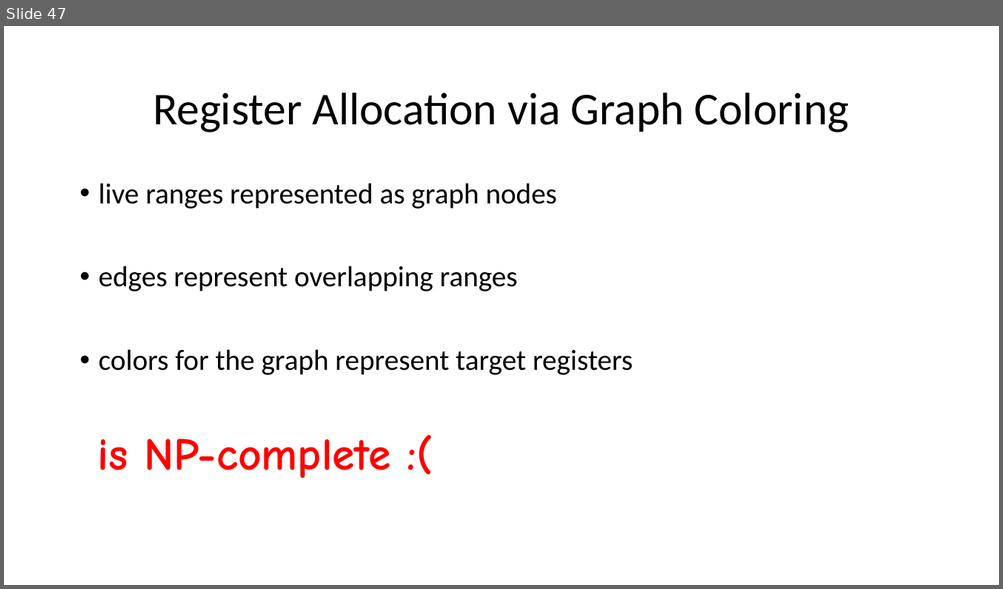
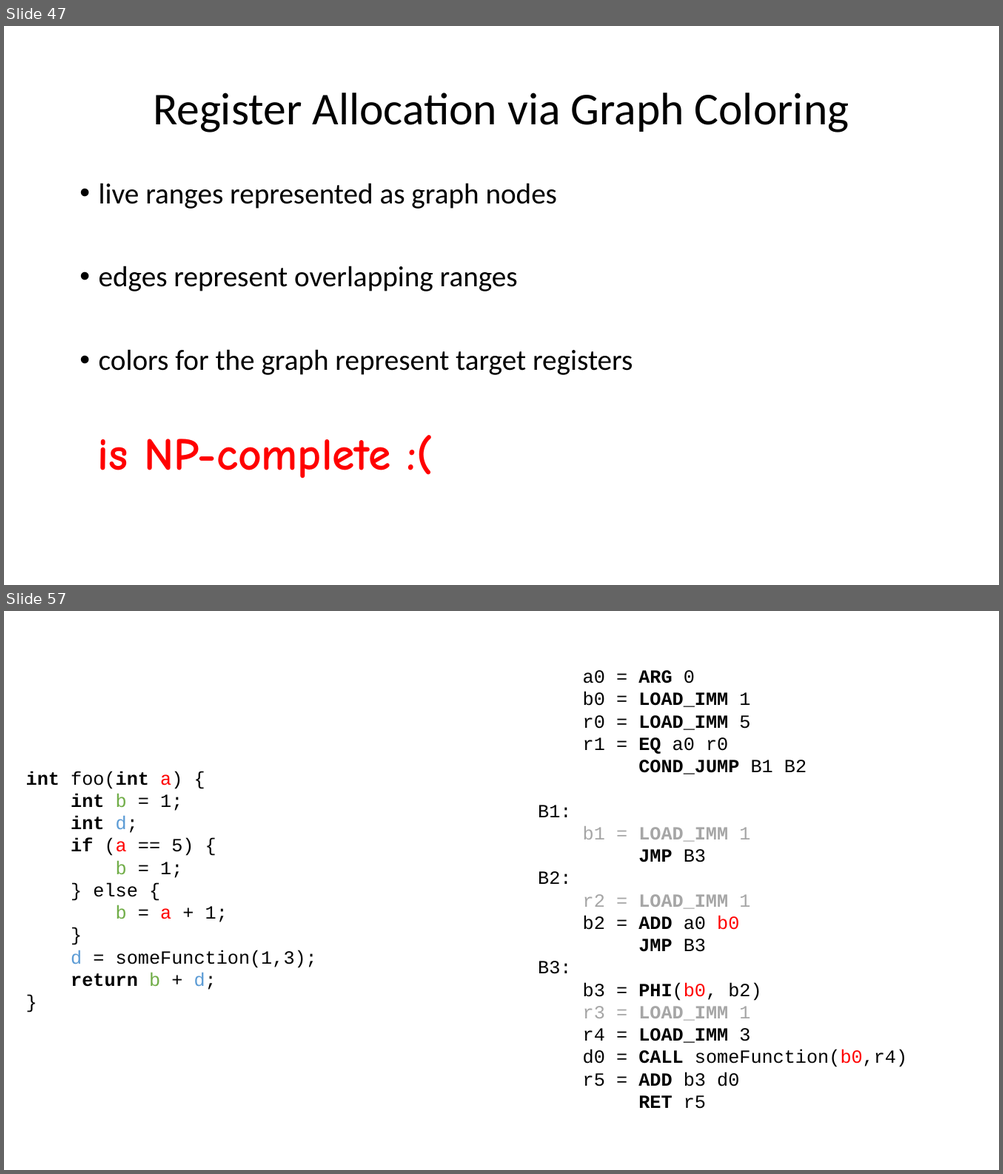
Before and after one commit to ganoliz/NI-GEN, a slide deck: media/NI-GEN-8.pptx. Shown one above the other, each under a label of ours: slide 47 before the commit, slides 47 and 57 after it; the slides between them are not shown. The pictures are 1003x589 and 1003x1174 pixels, drawn with LibreOffice and Linux fonts; fonts in the diff are those of the drawing. Boxes give left, top, right and bottom in pixels: in the first picture for what was removed or moved away, otherwise in the second. Text is boxed around its words. In the diff, an @@ line names an element or a change of style, - is before the commit and + after.

```diff
--- a/media/NI-GEN-8.pptx
+++ b/media/NI-GEN-8.pptx
@@ slide 57 added at (x1=4, y1=611, x2=999, y2=1170), background #FFFFFF @@
@@ text added at (x1=538, y1=670, x2=907, y2=1109), 18 pt, text #000000 @@
+a0 = ARG 0
+b0 = LOAD_IMM 1
+r0 = LOAD_IMM 5
+r1 = EQ a0 r0
+COND_JUMP B1 B2
+B1:
+b1 = LOAD_IMM 1
+JMP B3
+B2:
+r2 = LOAD_IMM 1
+b2 = ADD a0 b0
+JMP B3
+B3:
+b3 = PHI(b0, b2)
+r3 = LOAD_IMM 1
+r4 = LOAD_IMM 3
+d0 = CALL someFunction(b0,r4)
+r5 = ADD b3 d0
+RET r5
@@ text added at (x1=26, y1=771, x2=317, y2=990), 18 pt, text #000000 @@
+int foo(int a) {
+int b = 1;
+int d;
+if (a == 5) {
+b = 1;
+} else {
+b = a + 1;
+}
+d = someFunction(1,3);
+return b + d;
+}
```
Also in this commit, not shown: 28 slides changed, 16 other slides added, 8 other files.
